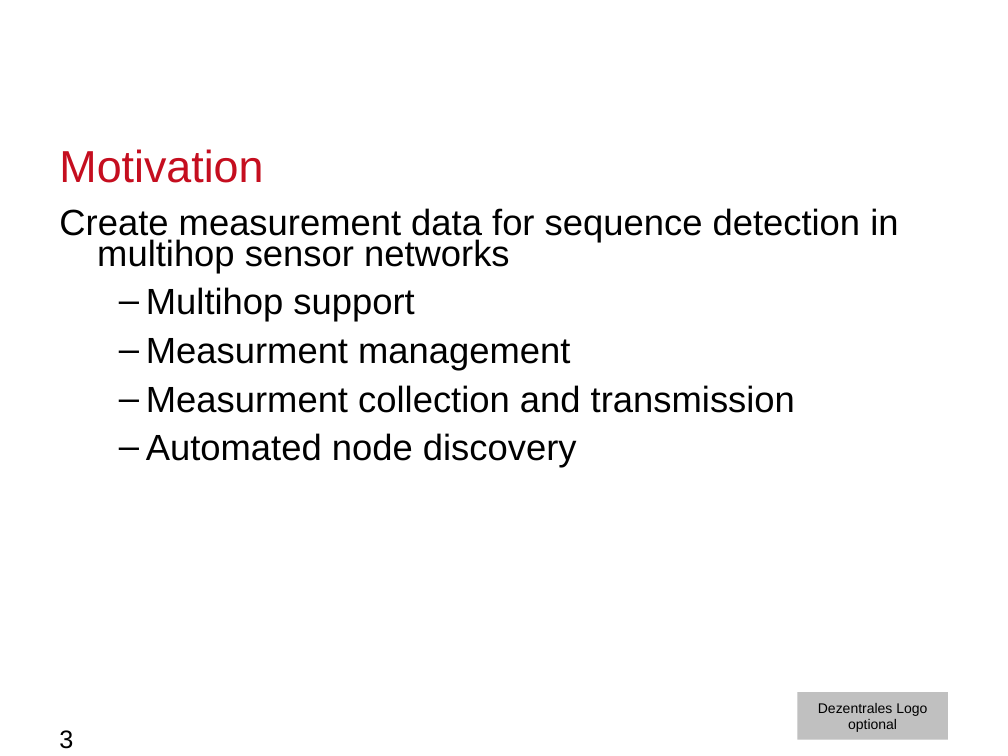
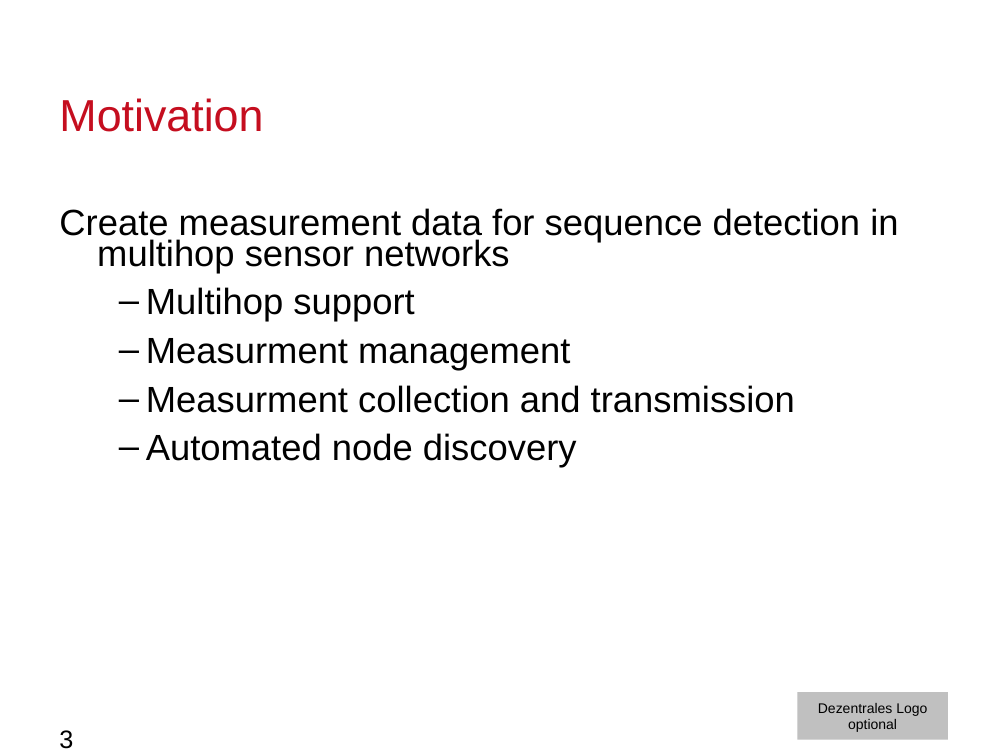
Before and after one commit to moritzschaefer/SensorSequence, a slide deck: slide 3 of docs/MeilensteinNrOne.odp. Drawn at 1008x756 pixels with LibreOffice and Linux fonts; fonts in the diff are those of the drawing; background and template pictures are left out. Boxes give left, top, right and bottom in pixels: in the first picture for what was removed or moved away, otherwise in the second. Text is boxed around its words. In the diff, an @@ line names an element or a change of style, - is before the commit and + after.

```diff
--- a/docs/MeilensteinNrOne.odp
+++ b/docs/MeilensteinNrOne.odp
@@ title "Motivation": place and size @@
-title "Motivation" at <box>59,149,263,183</box>
+title "Motivation" at <box>59,98,263,132</box>
```
Also in this commit, not shown: 1 other slide changed, 1 slide removed.
